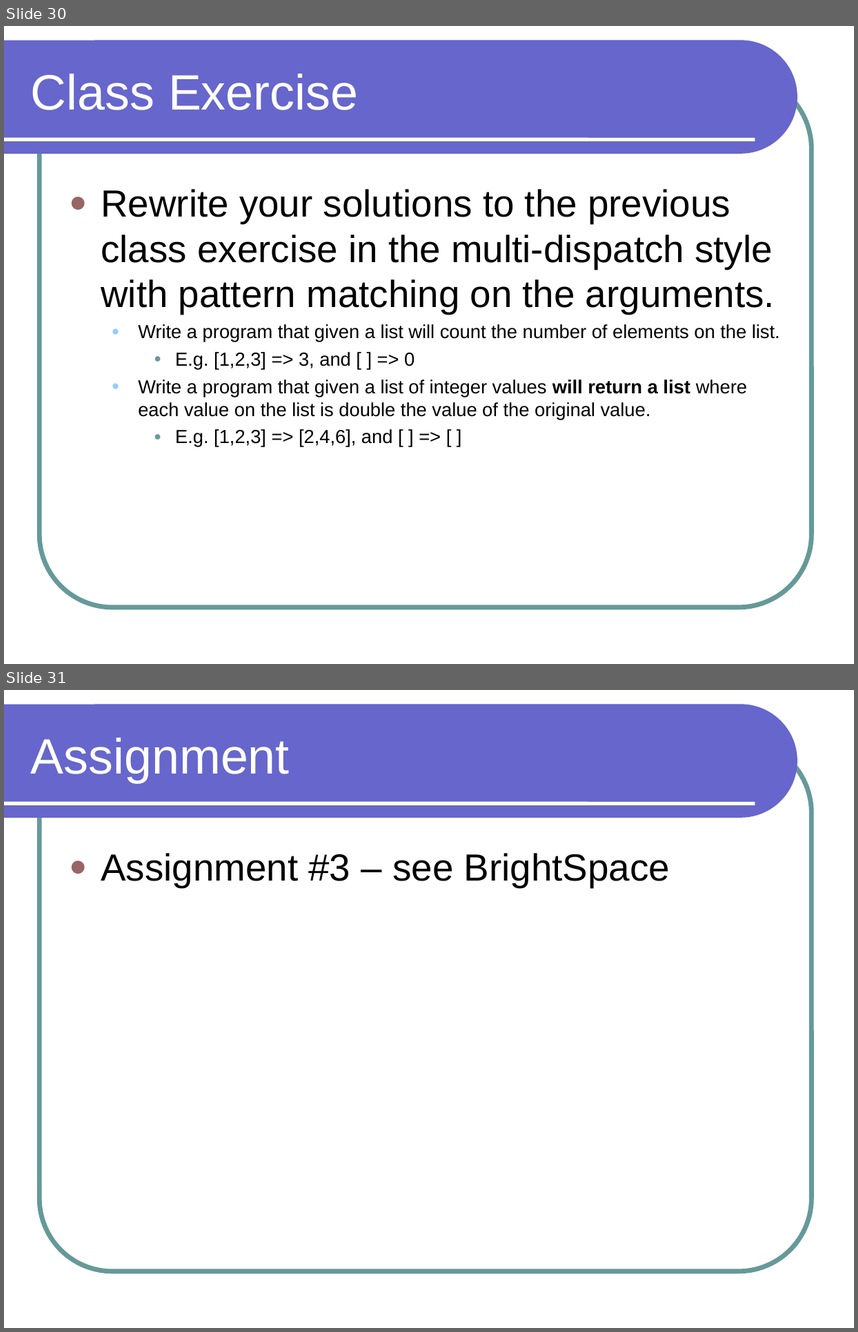
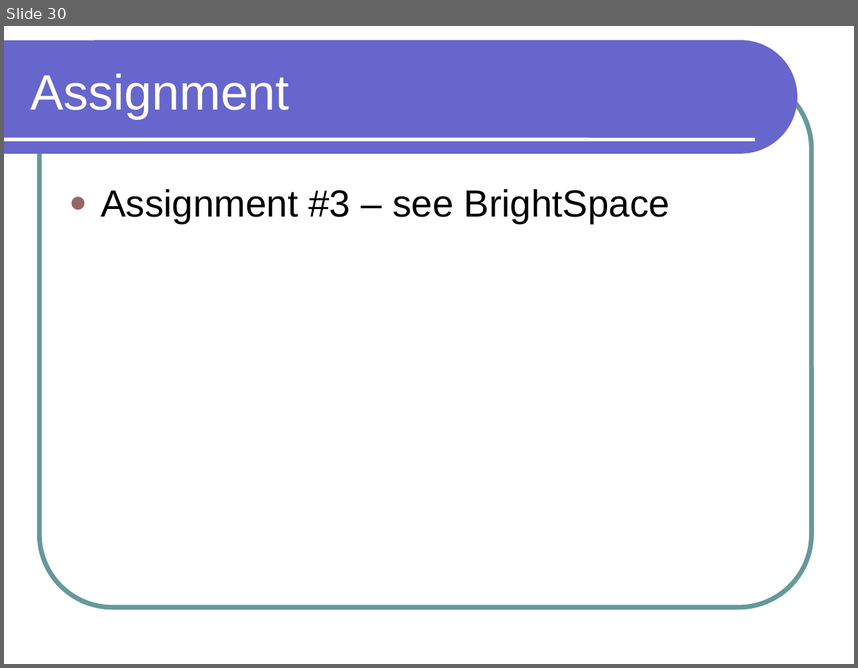
Before and after one commit to lutzhamel/CSC301, a slide deck: notes/csc301-ln013.ppt. Shown one above the other, each under a label of ours: slides 30 and 31 before the commit, slide 30 after it. The pictures are 858x1332 and 858x668 pixels, drawn with LibreOffice and Linux fonts; fonts in the diff are those of the drawing. Boxes give left, top, right and bottom in pixels: in the first picture for what was removed or moved away, otherwise in the second. Text is boxed around its words. In the diff, an @@ line names an element or a change of style, - is before the commit and + after.

```diff
--- a/notes/csc301-ln013.ppt
+++ b/notes/csc301-ln013.ppt
@@ slide 30 removed at [4, 26, 854, 664], background #FFFFFF; not listed: 3 template elements that a slide beside it also shows @@
@@ title removed at [31, 74, 358, 110] @@
-Class Exercise
@@ text removed at [101, 189, 780, 447] @@
-● Rewrite your solutions to the previous class exercise in the multi-dispatch style with pattern matching on the arguments.
-  ● Write a program that given a list will count the number of elements on the list.
-    ● E.g. [1,2,3] => 3, and [ ] => 0
-  ● Write a program that given a list of integer values will return a list where each value on the list is double the value of the original value.
-    ● E.g. [1,2,3] => [2,4,6], and [ ] => [ ]
@@ what was slide 31 is now slide 30 @@
```
Also in this commit, not shown: 1 other file.
